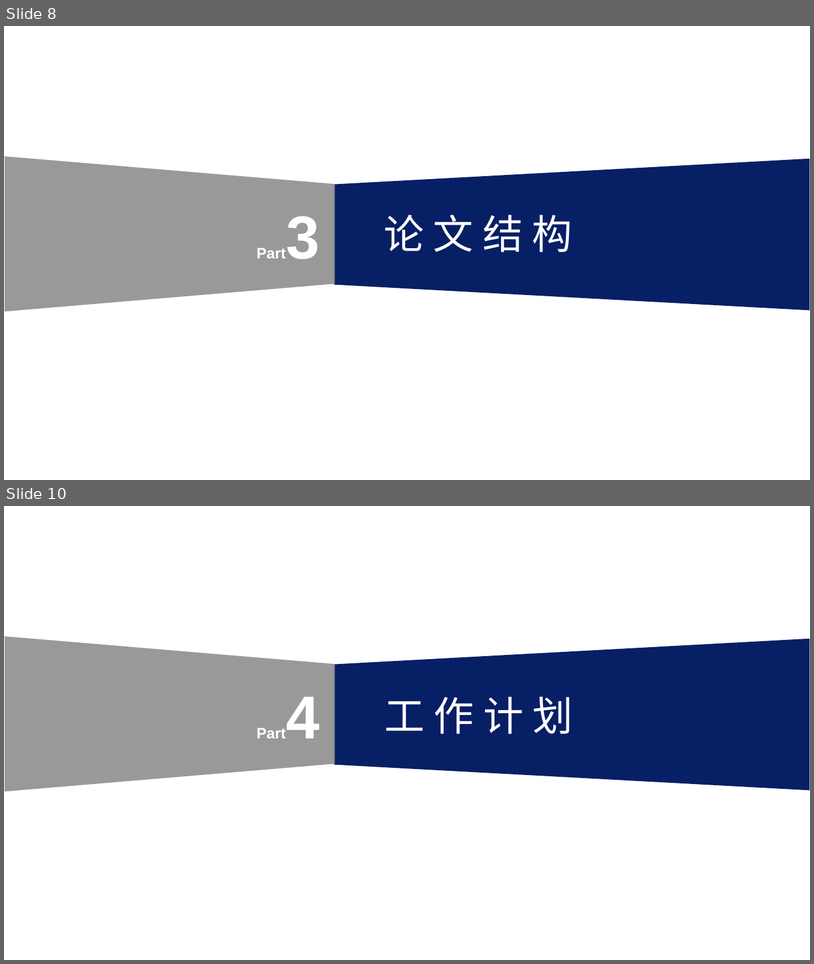
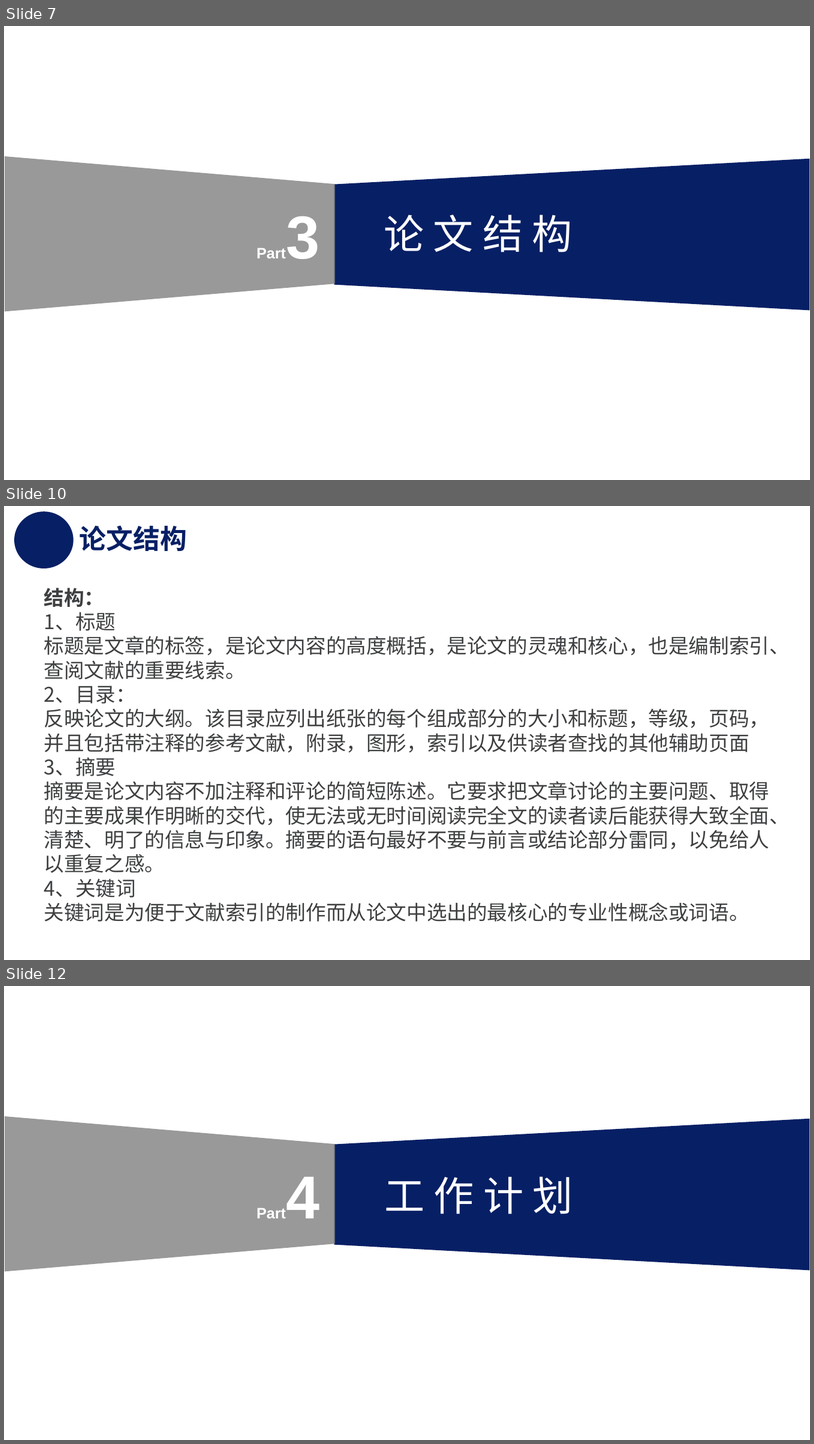
Before and after one commit to Henry0227/Imnujava, a slide deck: 20151104820_zhaolei_xiaofangwangzhan/毕设资料/20151104820-赵磊-开题报告PPT.pptx. Shown one above the other, each under a label of ours: slides 8 and 10 before the commit, slides 7, 10 and 12 after it; the slides between them are not shown. The pictures are 814x964 and 814x1444 pixels, drawn with LibreOffice and Linux fonts; fonts in the diff are those of the drawing; background and template pictures are left out. Boxes give left, top, right and bottom in pixels: in the first picture for what was removed or moved away, otherwise in the second. Text is boxed around its words. In the diff, an @@ line names an element or a change of style, - is before the commit and + after.

```diff
--- a/20151104820_zhaolei_xiaofangwangzhan/毕设资料/20151104820-赵磊-开题报告PPT.pptx
+++ b/20151104820_zhaolei_xiaofangwangzhan/毕设资料/20151104820-赵磊-开题报告PPT.pptx
@@ slide 10 added at (x1=4, y1=506, x2=810, y2=960), background #FFFFFF @@
@@ ellipse added at (x1=14, y1=511, x2=74, y2=568), fill #071F65 @@
@@ title added at (x1=80, y1=525, x2=187, y2=551), 32 pt, text #071F65, bold @@
+论文结构
@@ text added at (x1=44, y1=588, x2=790, y2=921), 24 pt, text #3D3F41 @@
+结构：
+1、标题
+标题是文章的标签，是论文内容的高度概括，是论文的灵魂和核心，也是编制索引、查阅文献的重要线索。
+2、目录：
+反映论文的大纲。该目录应列出纸张的每个组成部分的大小和标题，等级，页码，并且包括带注释的参考文献，附录，图形，索引以及供读者查找的其他辅助页面
+3、摘要
+摘要是论文内容不加注释和评论的简短陈述。它要求把文章讨论的主要问题、取得的主要成果作明晰的交代，使无法或无时间阅读完全文的读者读后能获得大致全面、清楚、明了的信息与印象。摘要的语句最好不要与前言或结论部分雷同，以免给人以重复之感。
+4、关键词
+关键词是为便于文献索引的制作而从论文中选出的最核心的专业性概念或词语。
@@ what was slide 8 is now slide 7 @@
@@ what was slide 10 is now slide 12 @@
```
Also in this commit, not shown: 5 slides changed, 1 other slide added, 1 other file.
